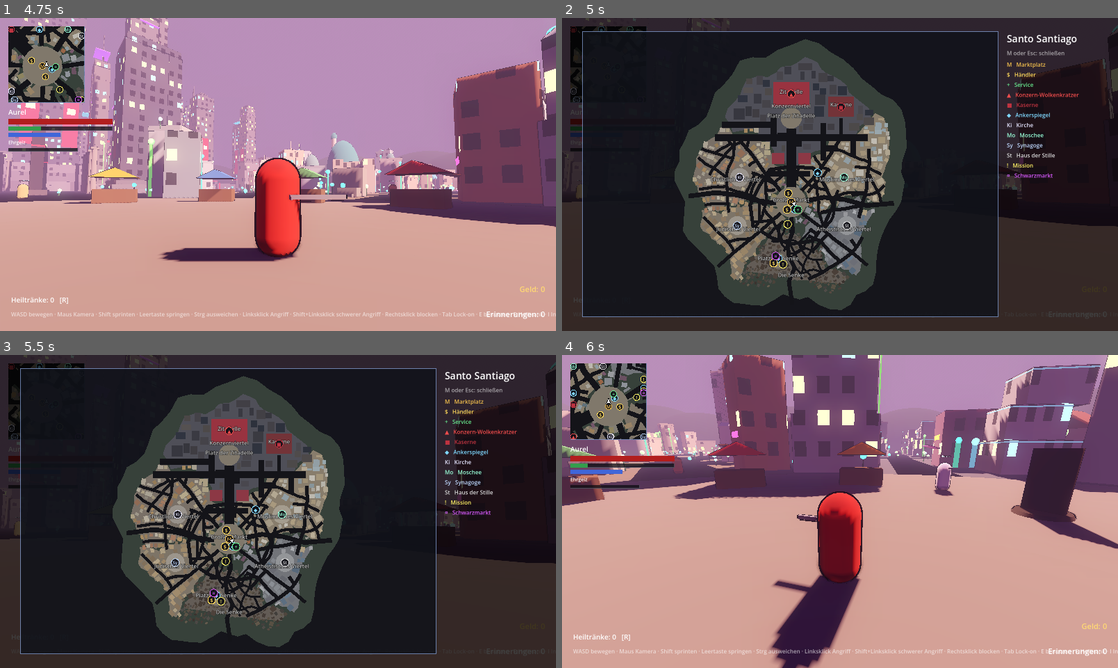
Above: before the commit, frames 1-4 (two rows, left to right).
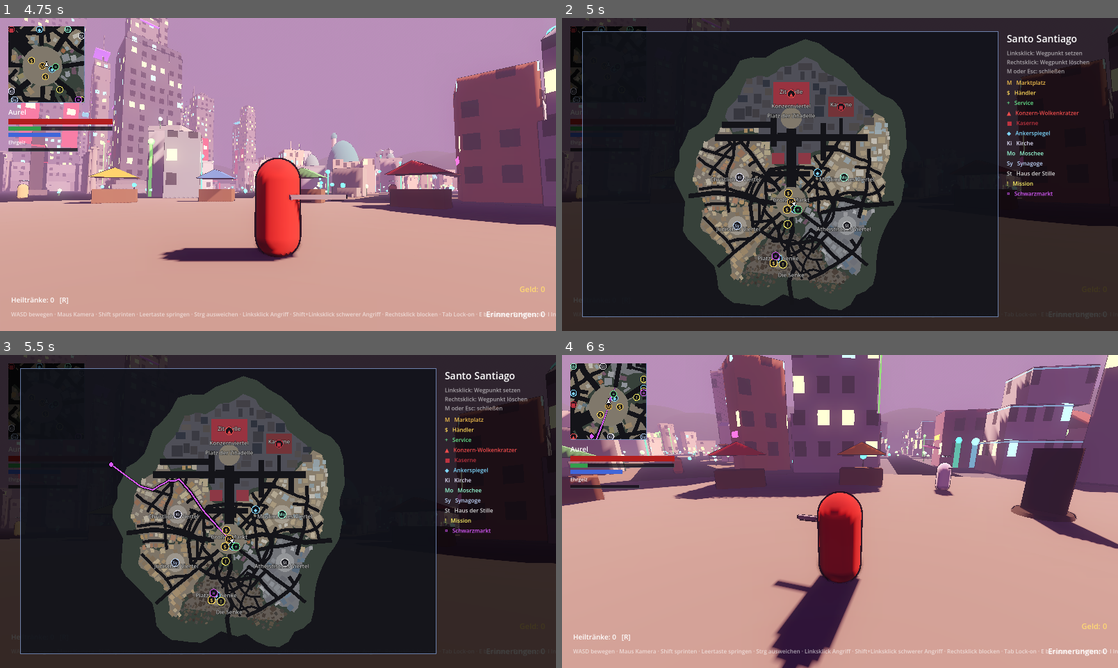
Above: after the commit, the same moments.

Repository: Aurelvonwatzdorf/nr1
Game: Godot game, scene res://scenes/levels/santo_santiago.tscn
Same seed, same stepped clock (60 frames per second), same inputs: the game is played once before the commit and once after it.
Inputs (mouse positions are in pixels of both pictures, inside the frame that each line leads up to):
- Up to frame 1 (4.75 s): click "Aurel wählen" at 0.5 s; tap Enter at 1.25 s; move the mouse to (305, 174) at 1.27 s; hold W (move_forward) from 1.28 s (still down); click (305, 174) at 1.35 s; tap Space (jump) at 1.52, 2.27, 3.77, 4.52 s; move the mouse to (250, 174) at 2.02 s; right-click (250, 174) at 2.1 s; click (250, 174) at 2.17 s; move the mouse to (289, 168) at 2.77 s; tap F (call_spirit) at 2.85 s; click (289, 168) at 2.92 s; move the mouse to (272, 180) at 3.52 s; tap Ctrl (dodge) at 3.6 s; click (272, 180) at 3.67 s; move the mouse to (316, 177) at 4.27 s; tap V (fire) at 4.35 s; click (316, 177) at 4.42 s
- Up to frame 2 (5 s): keep holding W (move_forward); tap M (map) at 4.9 s
- Up to frame 3 (5.5 s): move the mouse to (111, 464) at 5.02 s; release W (move_forward) at 5.03 s; hold A (move_left) from 5.03 s (still down); tap R (heal) at 5.1 s; click (111, 464) at 5.17 s; tap Space (jump) at 5.27 s
- Up to frame 4 (6 s): tap Escape (menu) at 5.65 s; move the mouse to (845, 511) at 5.77 s; release A (move_left) at 5.78 s; hold W (move_forward) from 5.78 s (still down); tap E (interact) at 5.85 s; click (845, 511) at 5.92 s

Frame 1 is identical in both runs. In frame 2, 1.4% of the frame differs, in the area x 80-95%, y 10-57%; in frame 3, 1.6%, in the area x 19-95%, y 10-63%; in frame 4, less than 0.1%.

Commit message:
Map waypoint with GPS route: click the big map, fastest path via A* over the street network
Co-Authored-By: Claude Opus 5.5 <noreply@anthropic.com>
Claude-Session: https://claude.ai/code/session_01RjnwZ2TtYogGPE8DCJukRJ

Diff:
--- a/game/scenes/ui/world_map_menu.tscn
+++ b/game/scenes/ui/world_map_menu.tscn
@@ -50,7 +50,7 @@
 [node name="Hint" type="Label" parent="Margin/Columns/Side"]
 layout_mode = 2
 modulate = Color(1, 1, 1, 0.6)
-text = "M oder Esc: schließen"
+text = "Linksklick: Wegpunkt setzen\nRechtsklick: Wegpunkt löschen\nM oder Esc: schließen"
 
 [node name="Legend" type="VBoxContainer" parent="Margin/Columns/Side"]
 unique_name_in_owner = true
--- a/game/scripts/systems/event_bus.gd
+++ b/game/scripts/systems/event_bus.gd
@@ -60,3 +60,6 @@
 signal equipment_changed
 ## Ein Schuss fiel (z. B. damit Leute in der Nähe fliehen).
 signal shot_fired(from: Vector3)
+
+## Wegpunkt auf der Karte gesetzt oder gelöscht.
+signal map_waypoint_changed
--- a/game/scripts/systems/game_state.gd
+++ b/game/scripts/systems/game_state.gd
@@ -54,6 +54,10 @@
 
 ## Inventar (Tränke, Artefakte).
 var inventory: Inventory = Inventory.new()
+## Wegpunkt auf der Karte (wie ein Navi). Wird nicht gespeichert.
+var has_map_waypoint: bool = false
+var map_waypoint: Vector2 = Vector2.ZERO
+
 ## Ausgerüstete Waffen (Item-IDs, leer = keine).
 var equipped_weapon: StringName = &""
 var equipped_firearm: StringName = &""
@@ -194,6 +198,18 @@
 	has_checkpoint = true
 
 
+## Wegpunkt setzen (x, z in Weltkoordinaten).
+func set_map_waypoint(at: Vector2) -> void:
+	map_waypoint = at
+	has_map_waypoint = true
+	EventBus.map_waypoint_changed.emit()
+
+
+func clear_map_waypoint() -> void:
+	has_map_waypoint = false
+	EventBus.map_waypoint_changed.emit()
+
+
 ## Waffe ausrüsten (oder ablegen, wenn sie schon ausgerüstet ist).
 func toggle_equip(item: ItemData) -> void:
 	if item.kind == ItemData.Kind.WEAPON:
@@ -216,6 +232,7 @@
 	inventory.from_dict({})
 	equipped_weapon = &""
 	equipped_firearm = &""
+	has_map_waypoint = false
 	moral.from_array([])
 	collected_pickups.clear()
 	mission_states.clear()
--- a/game/scripts/ui/map_view.gd
+++ b/game/scripts/ui/map_view.gd
@@ -9,6 +9,63 @@
 @export var minimap_scale: float = 2.2
 
 const BACKGROUND := Color(0.06, 0.07, 0.1, 0.85)
+const ROUTE_COLOR := Color(0.85, 0.35, 1.0)
+
+## Umrechnung Welt → Bildschirm vom letzten Zeichnen (für Mausklicks).
+var _center: Vector2 = Vector2.ZERO
+var _scale: float = 1.0
+var _angle: float = 0.0
+
+
+func _ready() -> void:
+	# Auf der großen Karte kann man klicken (Wegpunkt setzen).
+	mouse_filter = Control.MOUSE_FILTER_IGNORE if minimap else Control.MOUSE_FILTER_STOP
+
+
+func _gui_input(event: InputEvent) -> void:
+	if minimap or not event is InputEventMouseButton or not event.is_pressed():
+		return
+	var click := event as InputEventMouseButton
+	if click.button_index == MOUSE_BUTTON_RIGHT:
+		GameState.clear_map_waypoint()
+		accept_event()
+	elif click.button_index == MOUSE_BUTTON_LEFT:
+		var world := screen_to_world(click.position)
+		# Klick auf den vorhandenen Wegpunkt löscht ihn wieder.
+		if GameState.has_map_waypoint and world_to_screen(GameState.map_waypoint).distance_to(click.position) < 12.0:
+			GameState.clear_map_waypoint()
+		else:
+			GameState.set_map_waypoint(world)
+			var city := get_tree().get_first_node_in_group(&"city_generator") as CityGenerator
+			if city:
+				city.update_route()
+		accept_event()
+
+
+## Mitte, Maßstab und Drehung der Karte bestimmen.
+func _update_view() -> void:
+	var player := get_tree().get_first_node_in_group(&"player") as Player
+	var map_data := get_tree().get_first_node_in_group(&"map_data") as MapData
+	_center = Vector2.ZERO
+	_angle = 0.0
+	_scale = minimap_scale
+	if minimap and player:
+		_center = Vector2(player.global_position.x, player.global_position.z)
+		_angle = player.camera_rig.rotation.y
+	elif map_data:
+		_center = map_data.bounds.get_center()
+		_scale = minf(size.x / map_data.bounds.size.x, size.y / map_data.bounds.size.y) * 0.95
+	_scale = maxf(_scale, 0.001)
+
+
+func world_to_screen(world: Vector2) -> Vector2:
+	_update_view()
+	return size / 2.0 + (world - _center).rotated(_angle) * _scale
+
+
+func screen_to_world(screen: Vector2) -> Vector2:
+	_update_view()
+	return _center + ((screen - size / 2.0) / _scale).rotated(-_angle)
 
 
 func _process(_delta: float) -> void:
@@ -20,16 +77,11 @@
 	var player := get_tree().get_first_node_in_group(&"player") as Player
 	var map_data := get_tree().get_first_node_in_group(&"map_data") as MapData
 	draw_rect(Rect2(Vector2.ZERO, size), BACKGROUND)
-	var center := Vector2.ZERO
-	var angle := 0.0
-	var scale := minimap_scale
+	_update_view()
+	var center := _center
+	var angle := _angle
+	var scale := _scale
 	var origin := size / 2.0
-	if minimap and player:
-		center = Vector2(player.global_position.x, player.global_position.z)
-		angle = player.camera_rig.rotation.y
-	elif map_data:
-		center = map_data.bounds.get_center()
-		scale = minf(size.x / map_data.bounds.size.x, size.y / map_data.bounds.size.y) * 0.95
 	var to_screen := func(world: Vector2) -> Vector2:
 		return origin + (world - center).rotated(angle) * scale
 	if map_data:
@@ -51,6 +103,7 @@
 				draw_colored_polygon(points, shape["color"])
 		if not minimap:
 			_draw_labels(map_data, to_screen)
+	_draw_route(to_screen, player)
 	_draw_markers(to_screen)
 	if GameState.inventory.has_radar():
 		_draw_radar(to_screen)
@@ -97,6 +150,31 @@
 		draw_string(font, at + Vector2(-text_size.x / 2.0, text_size.y / 3.0), symbol, HORIZONTAL_ALIGNMENT_LEFT, -1, font_size, marker.get_color())
 
 
+## Navi: schnellster Weg zum Wegpunkt als Linie, dazu der Wegpunkt selbst.
+func _draw_route(to_screen: Callable, player: Player) -> void:
+	if not GameState.has_map_waypoint:
+		return
+	var city := get_tree().get_first_node_in_group(&"city_generator") as CityGenerator
+	var route := PackedVector2Array()
+	if city and not city.current_route.is_empty():
+		route = city.current_route
+	elif player:
+		route = PackedVector2Array([Vector2(player.global_position.x, player.global_position.z), GameState.map_waypoint])
+	if route.size() >= 2:
+		var points := PackedVector2Array()
+		for point in route:
+			points.append(to_screen.call(point))
+		draw_polyline(points, Color(0, 0, 0, 0.6), 7.0)
+		draw_polyline(points, ROUTE_COLOR, 4.0)
+	var at: Vector2 = to_screen.call(GameState.map_waypoint)
+	if minimap:
+		var limit := size / 2.0 - Vector2(10, 10)
+		at = size / 2.0 + (at - size / 2.0).clamp(-limit, limit)
+	var pin := PackedVector2Array([at + Vector2(0, -11), at + Vector2(8, 0), at + Vector2(0, 11), at + Vector2(-8, 0)])
+	draw_colored_polygon(pin, ROUTE_COLOR)
+	draw_polyline(pin + PackedVector2Array([pin[0]]), Color(0, 0, 0), 2.0)
+
+
 ## Radar (gekauft auf dem Schwarzmarkt): Gegner als rote Punkte.
 func _draw_radar(to_screen: Callable) -> void:
 	for node: Node in get_tree().get_nodes_in_group(&"enemies"):
--- a/game/scripts/world/city_generator.gd
+++ b/game/scripts/world/city_generator.gd
@@ -119,6 +119,10 @@
 var waypoints: PackedVector2Array = PackedVector2Array()
 var waypoint_links: Array[PackedInt32Array] = []
 var waypoint_districts: Array[StringName] = []
+## Schnellster Weg von der Spielfigur zum Kartenwegpunkt (leer = keiner).
+var current_route: PackedVector2Array = PackedVector2Array()
+var _astar := AStar2D.new()
+var _route_timer: float = 0.0
 
 var _rng := RandomNumberGenerator.new()
 var _noise := FastNoiseLite.new()
@@ -521,6 +525,53 @@
 					_link(a, b)
 	for point in waypoints:
 		waypoint_districts.append(district_at(point).id if is_inside_city(point) else &"")
+	# Wegsuche (A*): kürzester Weg über das Wegenetz.
+	_astar.clear()
+	_astar.reserve_space(waypoints.size())
+	for i in waypoints.size():
+		_astar.add_point(i, waypoints[i])
+	for i in waypoints.size():
+		for j in waypoint_links[i]:
+			if j > i:
+				_astar.connect_points(i, j)
+
+
+## Schnellster Weg über Straßen und Plätze von `from` nach `to` (x, z).
+func find_route(from: Vector2, to: Vector2) -> PackedVector2Array:
+	if _astar.get_point_count() == 0:
+		return PackedVector2Array([from, to])
+	var start := _astar.get_closest_point(from)
+	var goal := _astar.get_closest_point(to)
+	var path := _astar.get_point_path(start, goal)
+	var route := PackedVector2Array([from])
+	route.append_array(path)
+	route.append(to)
+	return route
+
+
+## Navi: Route zum Kartenwegpunkt regelmäßig neu berechnen; am Ziel löschen.
+func _physics_process(delta: float) -> void:
+	if not GameState.has_map_waypoint:
+		current_route = PackedVector2Array()
+		return
+	_route_timer -= delta
+	if _route_timer > 0.0 and not current_route.is_empty():
+		return
+	_route_timer = 0.5
+	update_route()
+
+
+func update_route() -> void:
+	var player := get_tree().get_first_node_in_group(&"player") as Node3D
+	if player == null or not GameState.has_map_waypoint:
+		return
+	var at := Vector2(player.global_position.x, player.global_position.z)
+	if at.distance_to(GameState.map_waypoint) < 8.0:
+		GameState.clear_map_waypoint()
+		current_route = PackedVector2Array()
+		EventBus.message_requested.emit("Ziel erreicht")
+		return
+	current_route = find_route(at, GameState.map_waypoint)
 
 
 func _link(a: int, b: int) -> void:
--- a/game/tests/city_test.gd
+++ b/game/tests/city_test.gd
@@ -128,6 +128,34 @@
 	_check(moved > citizens.size() * 0.6, "Einwohner laufen herum (%d von %d)" % [moved, citizens.size()])
 	_check(at_home > citizens.size() * 0.75, "Einwohner bleiben meist in ihrem Viertel (%d von %d)" % [at_home, citizens.size()])
 	_check(merchant_moved > 0.5 and merchant_max <= merchant.roam_radius + 1.0, "Händler schlendert, bleibt aber an seinem Platz (max. %.1f m)" % merchant_max)
+	# Navi: Wegpunkt auf der großen Karte setzen, schnellster Weg über die Straßen
+	var target := Vector2(-22, 100)
+	var route := generator.find_route(Vector2(0, 12), target)
+	var route_length := 0.0
+	var longest_step := 0.0
+	for i in route.size() - 1:
+		var step := route[i].distance_to(route[i + 1])
+		route_length += step
+		longest_step = maxf(longest_step, step)
+	_check(route.size() > 5 and longest_step < 30.0 and route_length < Vector2(0, 12).distance_to(target) * 2.0,
+		"Route vom Markt zur Senke über Straßen (%d Punkte, %.0f m)" % [route.size(), route_length])
+	player.global_position = Vector3(0, 0.1, 12)
+	var map_menu: WorldMapMenu = city.get_node("GameUI/WorldMapMenu")
+	map_menu.open()
+	await _frames(3)
+	var map_view := map_menu.find_child("MapView") as MapView
+	map_view.size = Vector2(900, 700)
+	var click := InputEventMouseButton.new()
+	click.button_index = MOUSE_BUTTON_LEFT
+	click.pressed = true
+	click.position = map_view.world_to_screen(target)
+	map_view._gui_input(click)
+	_check(GameState.has_map_waypoint and GameState.map_waypoint.distance_to(target) < 3.0, "Linksklick auf die Karte setzt einen Wegpunkt")
+	_check(generator.current_route.size() > 5, "Der schnellste Weg wird angezeigt (%d Punkte)" % generator.current_route.size())
+	map_menu.close()
+	player.global_position = Vector3(target.x, 0.1, target.y + 3.0)
+	await _frames(40)
+	_check(not GameState.has_map_waypoint, "Am Ziel verschwindet der Wegpunkt")
 	player.global_position = Vector3(0, 0.1, 12)
 	# Geradeaus nach Süden laufen: Figur darf nicht durch den Boden fallen.
 	Input.action_press(&"move_back")
Not shown, changed: CLAUDE.md
Not shown, changed: README.md
